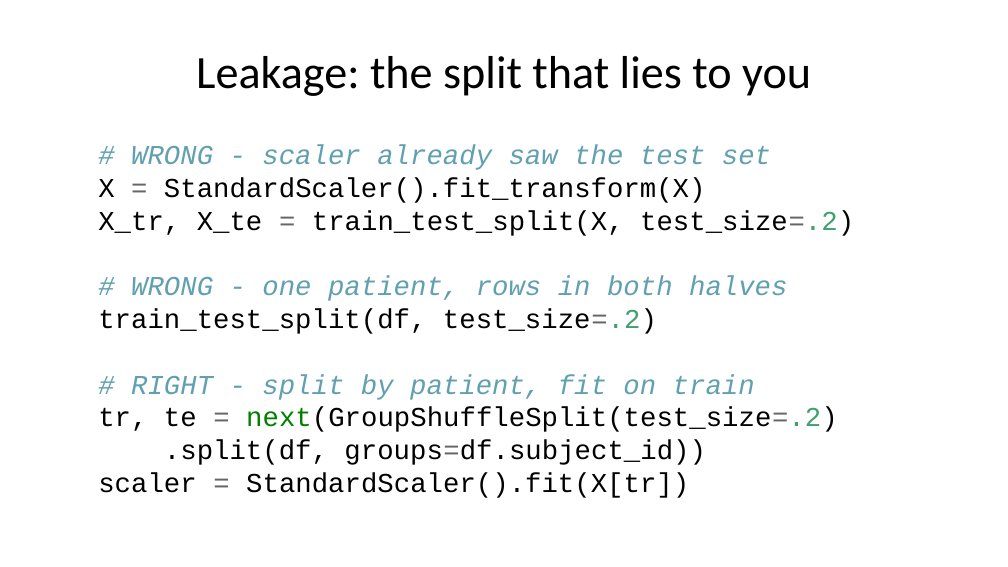
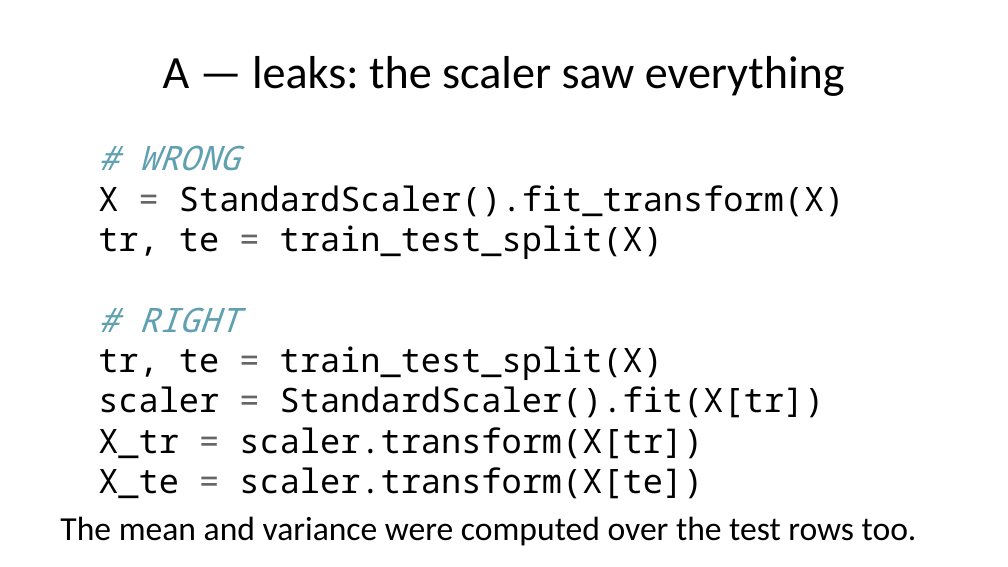
Before and after one commit to pauldubois98/AdcancedTopicsDataScience2026, a slide deck: slide 33 of Course01/slides.pptx (slide 25 before the commit). Drawn at 1008x567 pixels with LibreOffice and Linux fonts; fonts in the diff are those of the drawing. Boxes give left, top, right and bottom in pixels: in the first picture for what was removed or moved away, otherwise in the second. Text is boxed around its words. In the diff, an @@ line names an element or a change of style, - is before the commit and + after.

Commit message:
updated slides

```diff
--- a/Course01/slides.pptx
+++ b/Course01/slides.pptx
@@ title at (163,56,845,96): text changed @@
-Leakage: the split that lies to you
+A — leaks: the scaler saw everything
@@ text at (60,145,917,546): text changed; size 19.5 to 24 pt; font Courier New to Noto Sans Mono @@
-# WRONG - scaler already saw the test set
-X = StandardScaler().fit_transform(X)
-X_tr, X_te = train_test_split(X, test_size=.2)
-# WRONG - one patient, rows in both halves
-train_test_split(df, test_size=.2)
-# RIGHT - split by patient, fit on train
-tr, te = next(GroupShuffleSplit(test_size=.2)
-.split(df, groups=df.subject_id))
-scaler = StandardScaler().fit(X[tr])
+# WRONG
+X = StandardScaler().fit_transform(X)
+tr, te = train_test_split(X)
+# RIGHT
+tr, te = train_test_split(X)
+scaler = StandardScaler().fit(X[tr])
+X_tr = scaler.transform(X[tr])
+X_te = scaler.transform(X[te])
+The mean and variance were computed over the test rows too.
```
Also in this commit, not shown: 17 other slides changed, 15 slides added, 1 other file.
